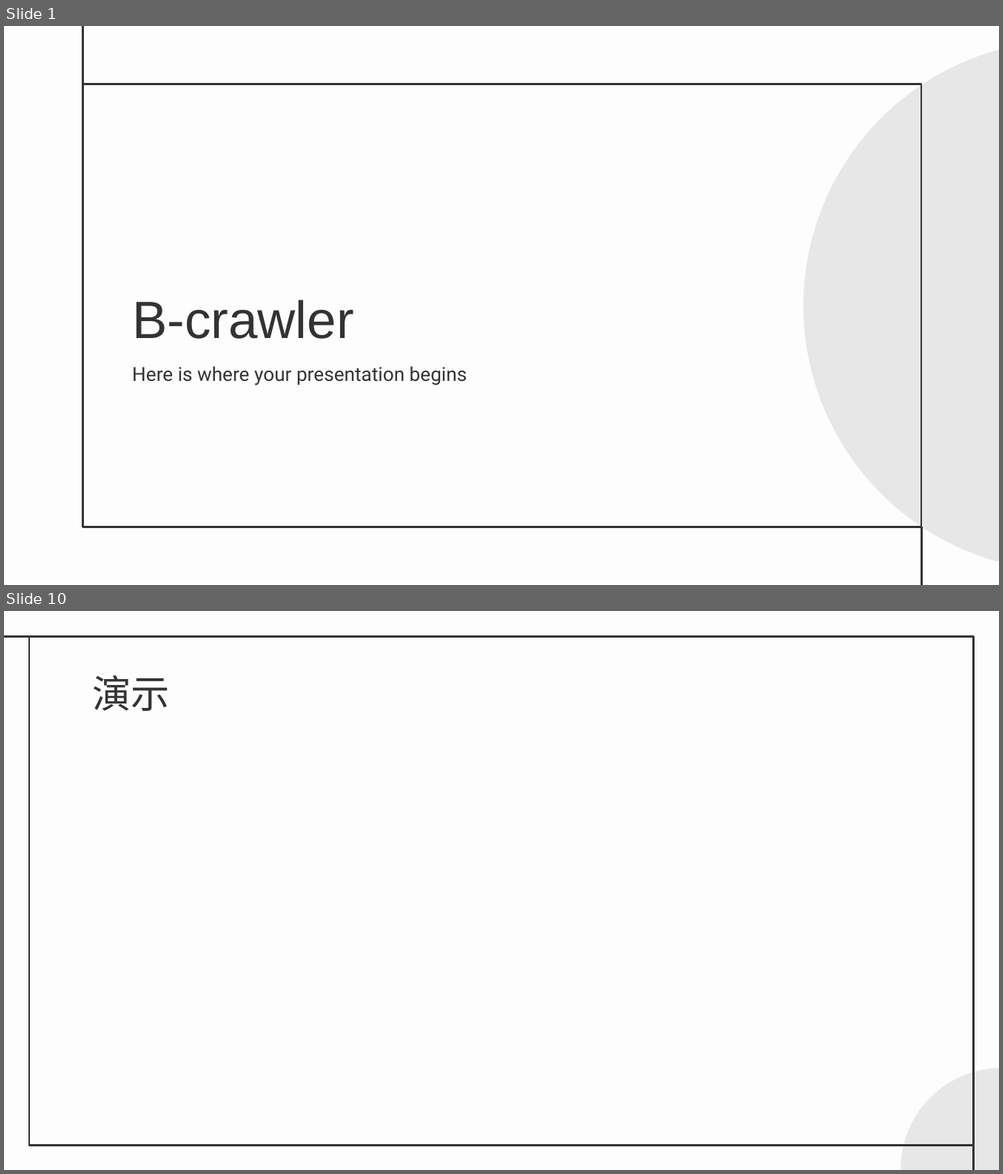
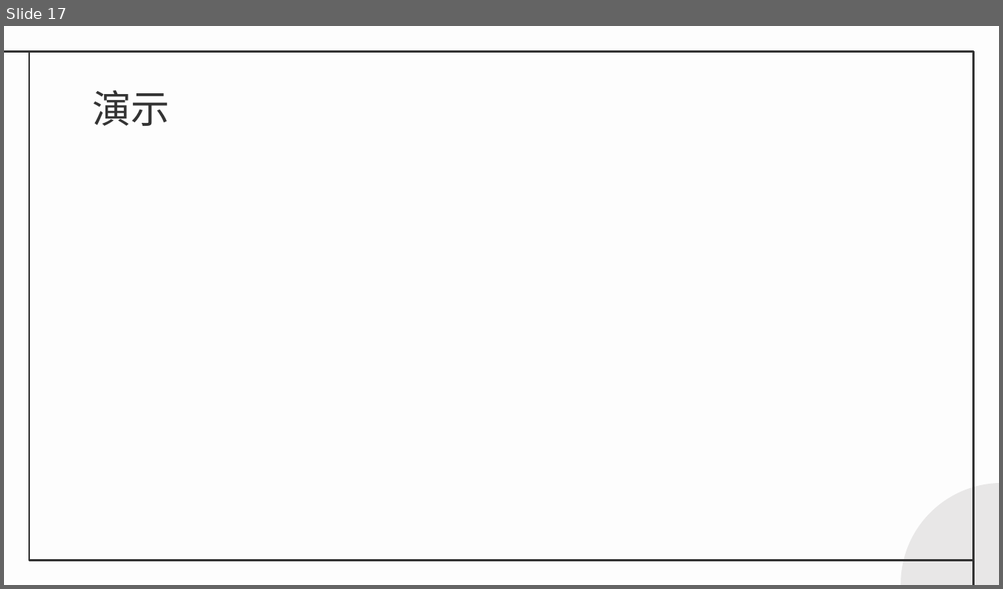
Before and after one commit to sky888galaxy/steam-spider, a slide deck: docs/答辩.pptx. Shown one above the other, each under a label of ours: slides 1 and 10 before the commit, slide 17 after it; the slides between them are not shown. The pictures are 1003x1174 and 1003x589 pixels, drawn with LibreOffice and Linux fonts; fonts in the diff are those of the drawing. Boxes give left, top, right and bottom in pixels: in the first picture for what was removed or moved away, otherwise in the second. Text is boxed around its words. In the diff, an @@ line names an element or a change of style, - is before the commit and + after.

```diff
--- a/docs/答辩.pptx
+++ b/docs/答辩.pptx
@@ slide 1 removed at <box>4,26,999,585</box>, background #FDFDFD @@
@@ line removed from (84, 84) to (84, 26) @@
@@ ellipse removed at <box>802,40,999,572</box> @@
@@ rectangle removed at <box>84,84,921,527</box> @@
@@ title removed at <box>132,300,354,339</box> @@
-B-crawler
@@ subtitle removed at <box>132,366,467,386</box> @@
-Here is where your presentation begins
@@ line removed from (921, 585) to (921, 527) @@
@@ what was slide 10 is now slide 17 @@
```
Also in this commit, not shown: 8 slides changed, 10 slides added, 1 other slide removed, 3 other files.
